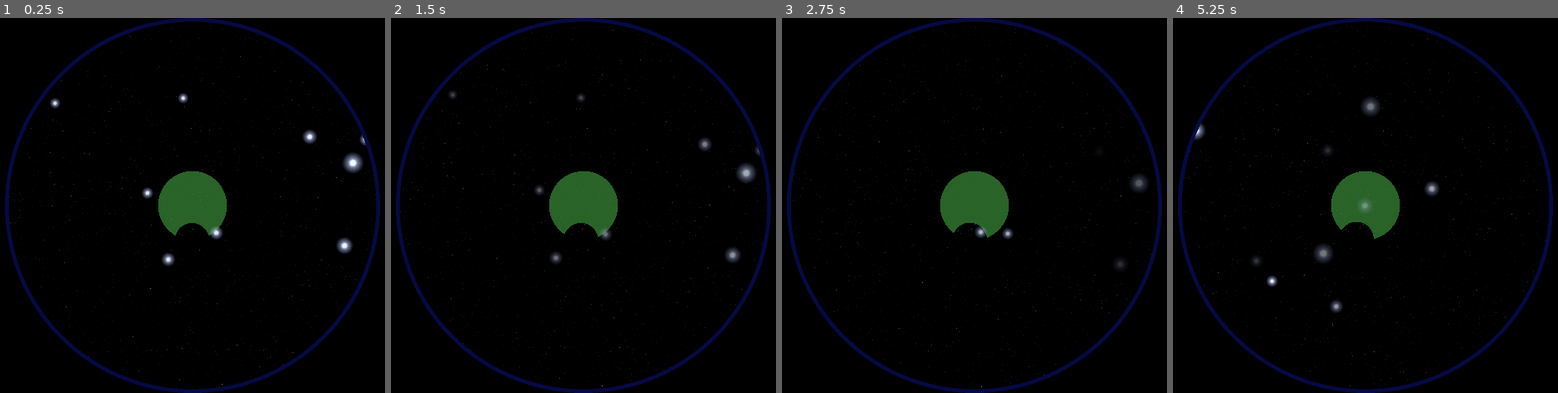
Above: before the commit, frames 1-4 (left to right).
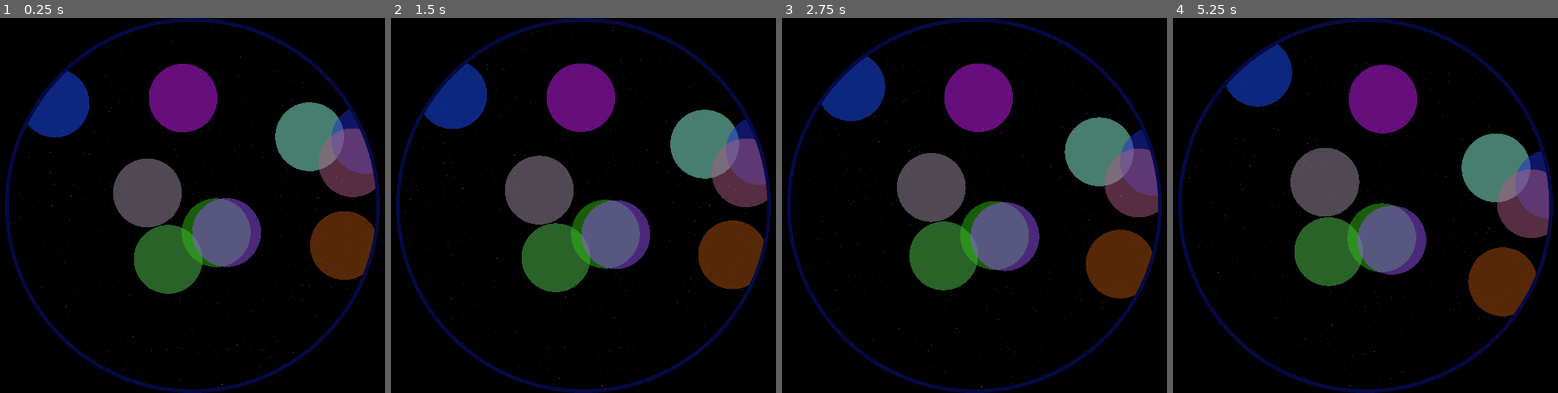
Above: after the commit, the same moments.

Repository: Courey/gcn-interactive-demo
Game: Godot game, scene res://scenes/observation/main.tscn
The game is run twice, just before and just after one commit, with the same random seed, the same clock (stepped at 60 frames per second) and the same inputs. This scene is started directly instead of the project's main scene.
Inputs (mouse positions are in pixels of both pictures, inside the frame that each line leads up to):
- Up to frame 1 (0.25 s): no input
- Up to frame 2 (1.5 s): move the mouse to (729, 186) at 0.52 s; tap 1 (p1_primary) at 0.6 s; click (729, 186) at 0.67 s; tap 3 (p2_primary) at 0.8, 1.35 s; move the mouse to (448, 224) at 1.27 s; click (448, 224) at 1.42 s
- Up to frame 3 (2.75 s): tap 5 (p3_primary) at 1.55, 2.1 s; move the mouse to (1039, 123) at 2.02 s; click (1039, 123) at 2.17 s; tap 7 (p4_primary) at 2.3 s
- Up to frame 4 (5.25 s): move the mouse to (1330, 280) at 2.77 s; tap 7 (p4_primary) at 2.85 s; click (1330, 280) at 2.92 s; tap 1 (p1_primary) at 3.05, 3.6 s; move the mouse to (outside the picture) at 3.52 s; click (outside the picture) at 3.67 s; tap 3 (p2_primary) at 3.8, 4.35 s; move the mouse to (outside the picture) at 4.27 s; click (outside the picture) at 4.42 s; tap 5 (p3_primary) at 4.55, 5.1 s; move the mouse to (1400, 205) at 5.02 s; click (1400, 205) at 5.17 s

The runs differ from the first frame. In frame 1, 20% of the frame differs, in the area x 7-98%, y 12-74%; in frame 2, 20%; in frame 3, 20%; in frame 4, 20%, in the area x 5-98%, y 6-80%.

Commit message:
Rework event/localization logic

Diff:
--- a/scenes/observation/localization.tscn
+++ b/scenes/observation/localization.tscn
@@ -5,12 +5,11 @@
 
 [node name="Localization" type="Node2D"]
 script = ExtResource("1_evtbj")
-LocalizationType = 2
+LocalizationType = 1
 
 [node name="MaskArea" type="Area2D" parent="."]
 
 [node name="Event" parent="." instance=ExtResource("3_qfcqe")]
 visible = false
-position = Vector2(408, 392)
 location = Vector2(408, 392)
 decay_rate = 1
--- a/scripts/event/event.gd
+++ b/scripts/event/event.gd
@@ -9,8 +9,6 @@
 
 @onready var decay_timer = $DecayTimer as Timer
 @onready var sprite = $Sprite2D as Sprite2D
-
-var id:int = 0
 
 
 func _ready() -> void:
--- a/scripts/observation/localization.gd
+++ b/scripts/observation/localization.gd
@@ -5,11 +5,6 @@
 @onready var SourceEvent = $Event
 @onready var PolyTexture = preload("res://art/grey_square.png")
 
-var RoundedPolygon: RoundedPolygon2D = RoundedPolygon2D.new()
-
-
-## (Global?) location of event, around which the masking area will be drawn
-@export var EventLocation:Vector2
 @export_enum (
 	"Swift_BAT:", # Arcmin localization
 	"FERMI_GBM:1", # Larger circle
@@ -17,7 +12,10 @@
 ) var LocalizationType = 0
 @export var Radius:int = 100
 @export var InnerRadius:int = 50
+@export var location: Vector2
 
+
+var RoundedPolygon: RoundedPolygon2D = RoundedPolygon2D.new()
 var reveal_size:Vector2 = Vector2(150,50)
 
 var image: Image
@@ -25,13 +23,16 @@
 	set(value):
 		mask_tex = value
 		queue_redraw()
-
+var eventId:int
 
 func _ready() -> void:
+	global_position = location
 	var polygon:PackedVector2Array = []
 	if LocalizationType == 0:
+		SourceEvent.position = get_random_point_in_circle()
 		polygon = generate_circular_polygon(Radius, Vector2.ZERO).polygon
 	elif LocalizationType == 1:
+		SourceEvent.position = get_random_point_in_circle()
 		polygon = generate_circular_polygon(Radius, Vector2.ZERO).polygon
 	else:
 		var poly1 = generate_circular_polygon(Radius, Vector2.ZERO)
@@ -60,6 +61,11 @@
 
 func _input(event: InputEvent) -> void:
 	# TODO: Update this to handle player inputs
+	if (Input.is_action_just_pressed("p1_primary") or
+		Input.is_action_just_pressed("p2_primary") or
+		Input.is_action_just_pressed("p3_primary") or
+		Input.is_action_just_pressed("p4_primary")):
+		print(event)
 	if event is InputEventMouseButton and event.is_pressed():
 		print("Mouse Click/Unclick at: ", event.position)
 		interact_at(event.position)
@@ -91,3 +97,10 @@
 	polygon.polygon= vect_array
 	polygon.uv = vect_array
 	return polygon
+
+
+func get_random_point_in_circle() -> Vector2:
+	var l = randi_range(0, Radius)
+	var angle = randf_range(0, 2 * PI)
+	var vector = Vector2(l, 0)
+	return vector.rotated(angle)
--- a/scripts/observation/main.gd
+++ b/scripts/observation/main.gd
@@ -27,6 +27,7 @@
 var eventIdInc = 0
 
 
+
 func _ready():
 	randomize()
 
@@ -42,7 +43,6 @@
 	RotatingStarField.initialize_with_set_values()
 
 	Events.position = Global.ROTATION_AXIS
-	create_new_localization()
 	SessionTimer.start()
 
 
@@ -51,8 +51,9 @@
 	Events.rotate(rotation_speed)
 	rotate_observing_players(rotation_speed)
 	ScoreLabel.text = "Score: " + str(score)
+	# TODO: Make this use the new Localization scene instead of event
 	if (len(Events.get_children()) < EVENTS_LIMIT):
-		create_new_event()
+		create_new_localization()
 	score = scores.values().reduce(sum, 0)
 
 
@@ -71,8 +72,12 @@
 	newEvent.connect('player_over', _on_event_player_over)
 	newEvent.connect('player_exited', _on_player_exited)
 
+
 func create_new_localization():
+	eventIdInc+=1
 	var newLocalization = localization.instantiate()
+	newLocalization.set("location", get_random_point())
+	newLocalization.eventId = eventIdInc
 	Events.add_child(newLocalization)
 
 
@@ -93,14 +98,15 @@
 
 
 func _on_player_observe(playerObserver:PlayerObserver):
+	# TODO: Rethink observation logic
 	for event in target_map[playerObserver.controlling_player.name]:
 		scores[playerObserver.controlling_player.name] += playerObserver.sensitivity * event.decay_rate
 	playerObserver.sensitivity_timer.start()
 
+
 func rotate_observing_players(rotation_speed):
 	for playerObserver in PlayerObservers.get_children().filter(func(child):return child is PlayerObserver && child.is_observing):
 		playerObserver.rotate_relative_to_background(rotation_speed)
-		#if playerObserver.is_observing:
 
 
 func _on_session_timer_timeout() -> void:
--- a/scripts/observation/player_observer.gd
+++ b/scripts/observation/player_observer.gd
@@ -22,13 +22,15 @@
 
 
 signal observe
-signal abort
+signal observation_ended
 
 var is_observing := false
 
-var currentObsId:int
+var currentObsId:int = 0
 var currentObsStart:float
 var currentObsEnd:float
+
+var observations = []
 
 
 func _ready():
@@ -55,11 +57,19 @@
 		elif is_observing:
 			is_observing = false
 			sensitivity_timer.stop()
-			abort.emit(self)
+			currentObsEnd = Time.get_unix_time_from_system()
+			observations.append({
+				"id": currentObsId,
+				"start":currentObsStart,
+				"stop":currentObsEnd
+			})
+			#observation_ended.emit(self)
 		else:
 			is_observing = true
+			currentObsId += 1
 			observe.emit(self)
 			sensitivity_timer.start()
+			currentObsStart = Time.get_unix_time_from_system()
 		target_shader.set_shader_parameter('is_observing', is_observing)
 
 	# Restart the timeout counter for inactive players
